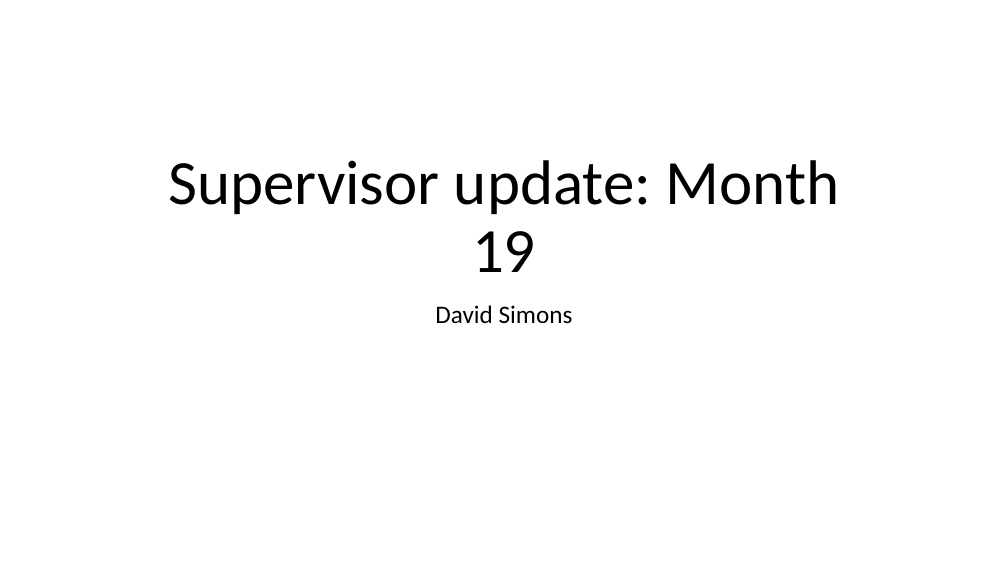
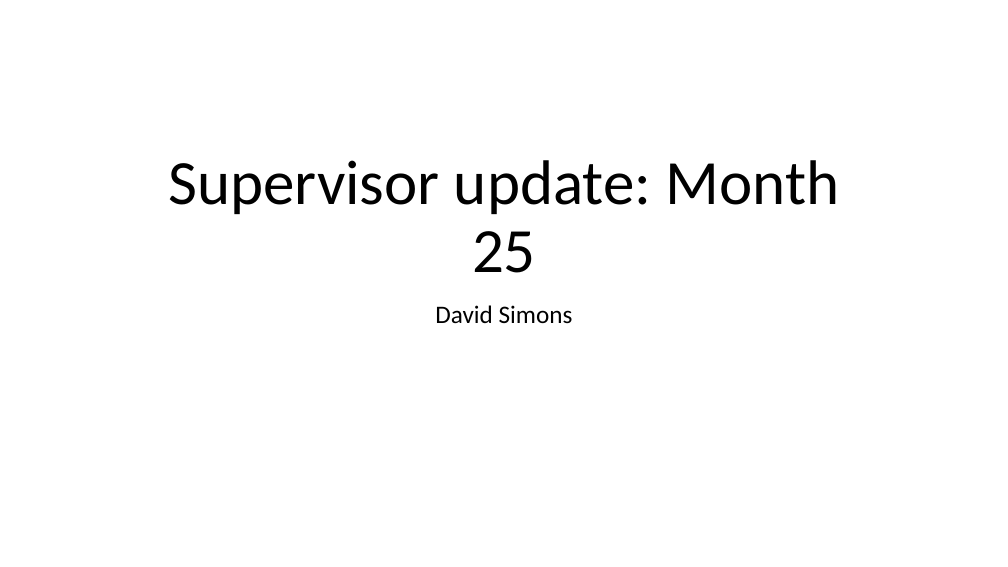
Before and after one commit to DidDrog11/phd_project, a slide deck: slide 1 of reports/supervisor_meeting_update/meeting_presentation_2022-10-27.pptx. Drawn at 1008x567 pixels with LibreOffice and Linux fonts; fonts in the diff are those of the drawing. Boxes give left, top, right and bottom in pixels: in the first picture for what was removed or moved away, otherwise in the second. Text is boxed around its words. In the diff, an @@ line names an element or a change of style, - is before the commit and + after.

```diff
--- a/reports/supervisor_meeting_update/meeting_presentation_2022-10-27.pptx
+++ b/reports/supervisor_meeting_update/meeting_presentation_2022-10-27.pptx
@@ title at <box>168,160,840,273</box>: text changed @@
-Supervisor update: Month 19
+Supervisor update: Month 25
```
Also in this commit, not shown: 4 other slides changed, 5 slides added, 2 slides removed, 1 other file.
